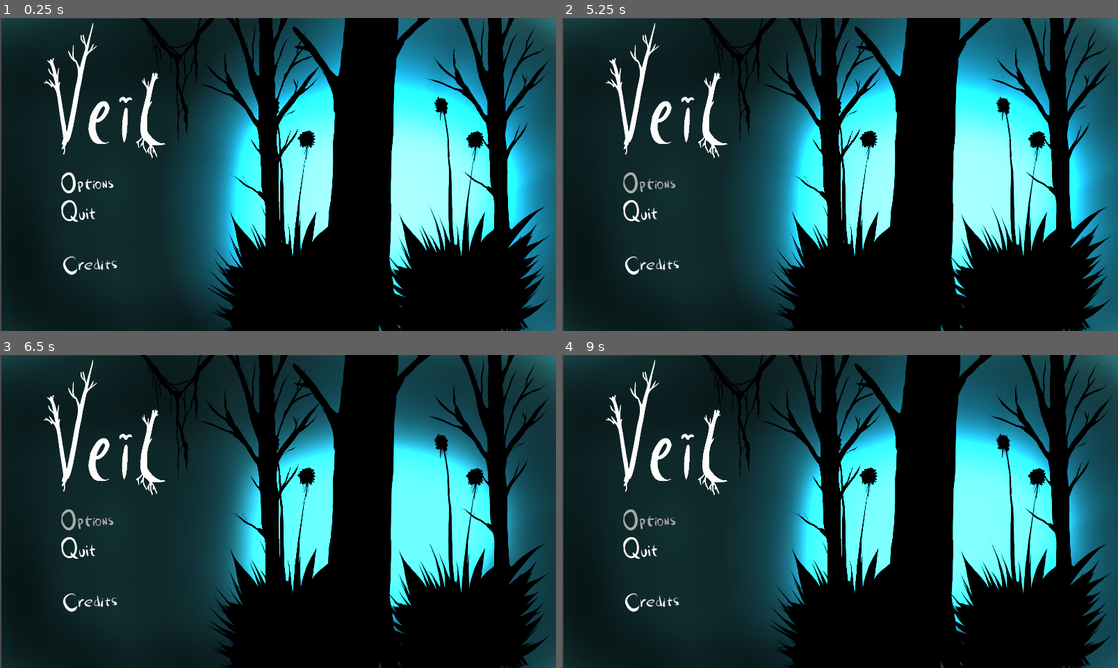
Above: before the commit, frames 1-4 (two rows, left to right).
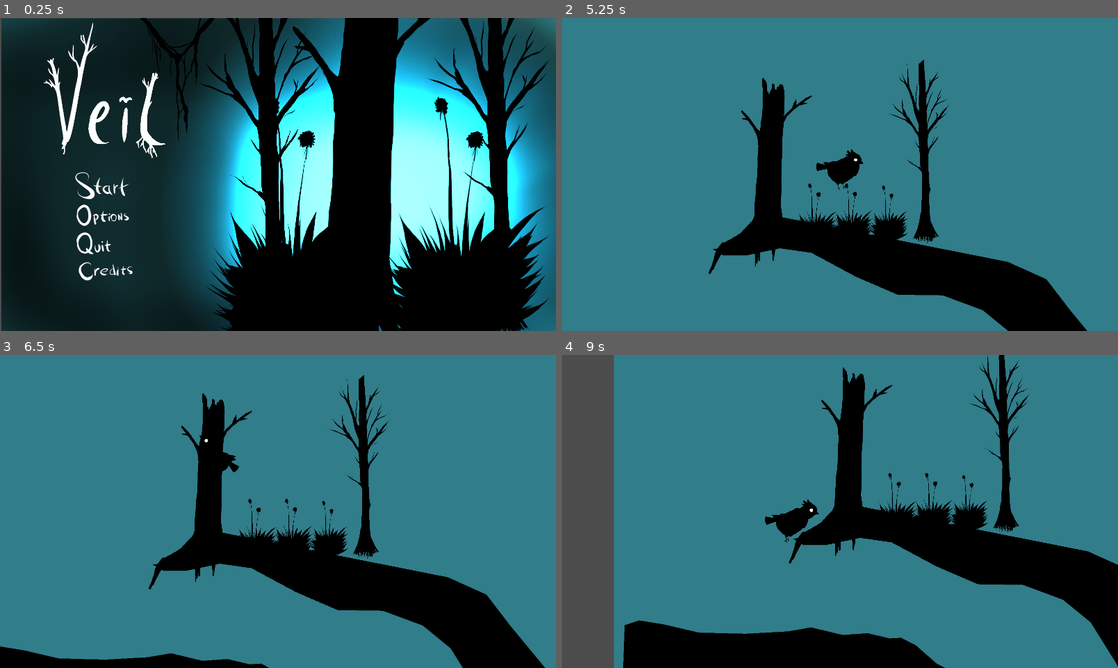
Above: after the commit, the same moments.

Repository: mikeask/Veil
Game: Godot game, scene res://Scenes/MainMenu.tscn
Two runs of this game, one before a commit and one after it. Both use one fixed random seed, a clock stepped at 60 frames per second and the inputs below.
Inputs (mouse positions are in pixels of both pictures, inside the frame that each line leads up to; where the layout moved, square brackets give the same spot in the first picture):
- Up to frame 1 (0.25 s): no input
- Up to frame 2 (5.25 s): click (667, 271) [650, 265] at 0.5 s; tap Enter at 1.25 s; hold Right (ui_right) 1.28-2.78 s; tap Up (ui_up) at 1.52, 2.27, 3.77, 4.52 s; hold Left (ui_left) 2.78-3.53 s; hold Right (ui_right) 3.53-5 s; tap Escape (ui_cancel) at 4.9 s; click (662, 187) at 5.02 s
- Up to frame 3 (6.5 s): hold Left (ui_left) from 5.78 s (still down); tap Up (ui_up) at 6.02 s
- Up to frame 4 (9 s): release Left (ui_left) at 6.53 s; hold Right (ui_right) 6.53-7.28 s; hold Left (ui_left) 7.28-8.78 s; tap Up (ui_up) at 7.52, 8.27 s; hold Right (ui_right) from 8.78 s (still down)

The runs differ from the first frame. In frame 1, 1.0% of the frame differs, in the area x 11-24%, y 49-84%; in frame 2, 91%; in frame 3, 89%; in frame 4, 91%, in the area x 0-100%, y 0-100%.

Commit message:
Revert "box"
This reverts commit d55ccad5c1e15f7cf76ec1120f497cf7ced36551.

Diff:
--- a/Animation/Bird.tscn
+++ b/Animation/Bird.tscn
@@ -917,7 +917,7 @@
 "values": [ true, true ]
 }
 
-[node name="Bird" type="KinematicBody2D" index="0"]
+[node name="Bird" type="KinematicBody2D"]
 
 input_pickable = false
 collision_layer = 1
@@ -928,8 +928,8 @@
 
 [node name="Body" type="Sprite" parent="." index="0"]
 
-position = Vector2( -10.296, -90.8936 )
-rotation = 0.541715
+position = Vector2( -9.07874, -108.841 )
+rotation = 0.159951
 scale = Vector2( 0.2, 0.2 )
 texture = ExtResource( 2 )
 offset = Vector2( 23.1897, -599.485 )
@@ -946,7 +946,7 @@
 [node name="Tail" type="Sprite" parent="Body" index="1"]
 
 position = Vector2( -490.961, -645.75 )
-rotation = -0.150244
+rotation = -9.31323e-010
 texture = ExtResource( 4 )
 offset = Vector2( -351.537, 52.0476 )
 _sections_unfolded = [ "Transform" ]
@@ -954,7 +954,7 @@
 [node name="Head" type="Sprite" parent="Body" index="2"]
 
 position = Vector2( 388.78, -889.292 )
-rotation = 0.24653
+rotation = -1.86265e-009
 z_index = 1
 texture = ExtResource( 5 )
 offset = Vector2( 166.636, -322.659 )
@@ -962,6 +962,7 @@
 
 [node name="AngryEye" type="Sprite" parent="Body/Head" index="0"]
 
+visible = false
 position = Vector2( 397.792, -416.336 )
 rotation = -0.0575343
 scale = Vector2( 1.49211, 1.49211 )
@@ -971,7 +972,6 @@
 
 [node name="Eye" type="Sprite" parent="Body/Head" index="1"]
 
-visible = false
 position = Vector2( 307.329, -359.249 )
 rotation = -0.0575343
 scale = Vector2( 1.49211, 1.49211 )
@@ -980,8 +980,8 @@
 
 [node name="l_leg" type="Sprite" parent="." index="1"]
 
-position = Vector2( 52.7975, -90.3269 )
-rotation = 0.438507
+position = Vector2( 25.3047, -86.9807 )
+rotation = -0.440999
 scale = Vector2( 0.2, 0.2 )
 texture = ExtResource( 8 )
 offset = Vector2( 24.1047, 133.524 )
@@ -990,15 +990,15 @@
 [node name="bird_leg2" type="Sprite" parent="l_leg" index="0"]
 
 position = Vector2( 29.0013, 167.939 )
-rotation = -0.0493212
+rotation = -0.0493213
 texture = ExtResource( 9 )
 offset = Vector2( 32.5631, 90.5692 )
 _sections_unfolded = [ "Transform" ]
 
 [node name="r_leg" type="Sprite" parent="." index="2"]
 
-position = Vector2( -7.06167, -61.8473 )
-rotation = 0.170031
+position = Vector2( -17.9086, -81.4405 )
+rotation = -0.720313
 scale = Vector2( 0.2, 0.2 )
 texture = ExtResource( 8 )
 offset = Vector2( 29.4708, 122.546 )
@@ -1049,7 +1049,7 @@
 anchor_mode = 1
 rotating = false
 current = true
-zoom = Vector2( 1, 1 )
+zoom = Vector2( 3, 3 )
 limit_left = -10000000
 limit_top = -10000000
 limit_right = 10000000
@@ -1069,11 +1069,3 @@
 editor_draw_limits = false
 editor_draw_drag_margin = false
 _sections_unfolded = [ "Smoothing" ]
-
-[node name="RayCast2D" type="RayCast2D" parent="." index="7"]
-
-position = Vector2( 301.729, -216.104 )
-enabled = false
-exclude_parent = true
-cast_to = Vector2( 6, 0 )
-collision_mask = 1
--- a/Scenes/MainMenu.tscn
+++ b/Scenes/MainMenu.tscn
@@ -1,18 +1,21 @@
-[gd_scene load_steps=14 format=2]
+[gd_scene load_steps=17 format=2]
 
 [ext_resource path="res://Scripts/MainMenu.gd" type="Script" id=1]
 [ext_resource path="res://Sprites/Menu/MenuBackground.png" type="Texture" id=2]
-[ext_resource path="res://Scenes/MenuOpts.tscn" type="PackedScene" id=3]
-[ext_resource path="res://Sprites/Menu/Credits.png" type="Texture" id=4]
-[ext_resource path="res://Sprites/Menu/CreditsClick.png" type="Texture" id=5]
-[ext_resource path="res://Sprites/Menu/CreditsHover.png" type="Texture" id=6]
-[ext_resource path="res://Sprites/Environment/Tree01.png" type="Texture" id=7]
-[ext_resource path="res://Sprites/Environment/Vegetation01.png" type="Texture" id=8]
-[ext_resource path="res://Sprites/logo.png" type="Texture" id=9]
-[ext_resource path="res://Sprites/Environment/Tree03.png" type="Texture" id=10]
-[ext_resource path="res://Sprites/light.png" type="Texture" id=11]
-[ext_resource path="res://Sprites/Environment/Vine01.png" type="Texture" id=12]
-[ext_resource path="res://Audio/The Outer Forest.wav" type="AudioStream" id=13]
+[ext_resource path="res://Sprites/Menu/Start.png" type="Texture" id=3]
+[ext_resource path="res://Sprites/Menu/StartClick.png" type="Texture" id=4]
+[ext_resource path="res://Sprites/Menu/StartHover.png" type="Texture" id=5]
+[ext_resource path="res://Scenes/MenuOpts.tscn" type="PackedScene" id=6]
+[ext_resource path="res://Sprites/Menu/Credits.png" type="Texture" id=7]
+[ext_resource path="res://Sprites/Menu/CreditsClick.png" type="Texture" id=8]
+[ext_resource path="res://Sprites/Menu/CreditsHover.png" type="Texture" id=9]
+[ext_resource path="res://Sprites/Environment/Tree01.png" type="Texture" id=10]
+[ext_resource path="res://Sprites/Environment/Vegetation01.png" type="Texture" id=11]
+[ext_resource path="res://Sprites/logo.png" type="Texture" id=12]
+[ext_resource path="res://Sprites/Environment/Tree03.png" type="Texture" id=13]
+[ext_resource path="res://Sprites/light.png" type="Texture" id=14]
+[ext_resource path="res://Sprites/Environment/Vine01.png" type="Texture" id=15]
+[ext_resource path="res://Audio/The Outer Forest.wav" type="AudioStream" id=16]
 
 [node name="Title" type="Node2D"]
 
@@ -23,21 +26,16 @@
 position = Vector2( 964.378, 541.243 )
 texture = ExtResource( 2 )
 
-[node name="MenuOpts" parent="." index="1" instance=ExtResource( 3 )]
-
-position = Vector2( 211.086, 532.098 )
-scale = Vector2( 0.90427, 0.90427 )
-
-[node name="Credits" type="TextureButton" parent="." index="2"]
+[node name="StartGame" type="TextureButton" parent="." index="1"]
 
 anchor_left = 0.0
 anchor_top = 0.0
 anchor_right = 0.0
 anchor_bottom = 0.0
-margin_left = 217.0
-margin_top = 822.0
-margin_right = 405.0
-margin_bottom = 886.0
+margin_left = 259.0
+margin_top = 532.0
+margin_right = 447.0
+margin_bottom = 626.0
 rect_pivot_offset = Vector2( 0, 0 )
 rect_clip_content = false
 focus_mode = 2
@@ -49,52 +47,84 @@
 enabled_focus_mode = 2
 shortcut = null
 group = null
-texture_normal = ExtResource( 4 )
-texture_pressed = ExtResource( 5 )
-texture_hover = ExtResource( 6 )
+texture_normal = ExtResource( 3 )
+texture_pressed = ExtResource( 4 )
+texture_hover = ExtResource( 5 )
 _sections_unfolded = [ "Textures" ]
 
-[node name="Tree01" type="Sprite" parent="." index="3"]
+[node name="MenuOpts" parent="." index="2" instance=ExtResource( 6 )]
+
+editor/display_folded = true
+position = Vector2( 264.491, 643.99 )
+scale = Vector2( 0.90427, 0.90427 )
+
+[node name="Credits" type="TextureButton" parent="." index="3"]
+
+anchor_left = 0.0
+anchor_top = 0.0
+anchor_right = 0.0
+anchor_bottom = 0.0
+margin_left = 271.0
+margin_top = 842.0
+margin_right = 459.0
+margin_bottom = 906.0
+rect_pivot_offset = Vector2( 0, 0 )
+rect_clip_content = false
+focus_mode = 2
+mouse_filter = 0
+mouse_default_cursor_shape = 0
+size_flags_horizontal = 1
+size_flags_vertical = 1
+toggle_mode = false
+enabled_focus_mode = 2
+shortcut = null
+group = null
+texture_normal = ExtResource( 7 )
+texture_pressed = ExtResource( 8 )
+texture_hover = ExtResource( 9 )
+_sections_unfolded = [ "Textures" ]
+
+[node name="Tree01" type="Sprite" parent="." index="4"]
 
 position = Vector2( 1679.61, 477.285 )
 scale = Vector2( 0.339368, 0.339368 )
-texture = ExtResource( 7 )
+texture = ExtResource( 10 )
 
-[node name="Tree02" type="Sprite" parent="." index="4"]
+[node name="Tree02" type="Sprite" parent="." index="5"]
 
 position = Vector2( 889.396, 493.94 )
 scale = Vector2( 0.339368, 0.339368 )
-texture = ExtResource( 7 )
+texture = ExtResource( 10 )
 
-[node name="Vegetation01" type="Sprite" parent="." index="5"]
+[node name="Vegetation01" type="Sprite" parent="." index="6"]
 
 position = Vector2( 1571.9, 670.226 )
 scale = Vector2( 0.827613, 0.827613 )
-texture = ExtResource( 8 )
+texture = ExtResource( 11 )
 
-[node name="Vegetation02" type="Sprite" parent="." index="6"]
+[node name="Vegetation02" type="Sprite" parent="." index="7"]
 
 position = Vector2( 990.25, 667.953 )
 scale = Vector2( 0.827613, 0.827613 )
-texture = ExtResource( 8 )
+texture = ExtResource( 11 )
 
-[node name="logo" type="Sprite" parent="." index="7"]
+[node name="logo" type="Sprite" parent="." index="8"]
 
 position = Vector2( 361.276, 250.128 )
 scale = Vector2( 0.2167, 0.2167 )
-texture = ExtResource( 9 )
+texture = ExtResource( 12 )
 
-[node name="Tree03" type="Sprite" parent="." index="8"]
+[node name="Tree03" type="Sprite" parent="." index="9"]
 
 position = Vector2( 1131.71, 539.357 )
-texture = ExtResource( 10 )
+texture = ExtResource( 13 )
 
-[node name="Light2D" type="Light2D" parent="." index="9"]
+[node name="Light2D" type="Light2D" parent="." index="10"]
 
 position = Vector2( 1362.21, 667.989 )
 enabled = true
 editor_only = false
-texture = ExtResource( 11 )
+texture = ExtResource( 14 )
 offset = Vector2( 0, 0 )
 texture_scale = 1.58
 color = Color( 0.141479, 0.743873, 0.953125, 1 )
@@ -115,22 +145,22 @@
 shadow_item_cull_mask = 1
 _sections_unfolded = [ "Shadow" ]
 
-[node name="Vine01" type="Sprite" parent="." index="10"]
+[node name="Vine01" type="Sprite" parent="." index="11"]
 
 position = Vector2( 635.429, 212.615 )
 scale = Vector2( 0.26139, 0.26139 )
-texture = ExtResource( 12 )
+texture = ExtResource( 15 )
 
-[node name="MainMenuTheme" type="AudioStreamPlayer" parent="." index="11"]
+[node name="MainMenuTheme" type="AudioStreamPlayer" parent="." index="12"]
 
-stream = ExtResource( 13 )
+stream = ExtResource( 16 )
 volume_db = 0.0
 pitch_scale = 1.0
 autoplay = true
 mix_target = 0
 bus = "Master"
 
-[connection signal="button_down" from="MenuOpts/PlayGame" to="." method="_on_PlayGame_button_down"]
+[connection signal="button_down" from="StartGame" to="." method="_on_StartGame_button_down"]
 
 [connection signal="button_down" from="MenuOpts/Quit" to="." method="_on_Quit_button_down"]
 
--- a/Scenes/box.tscn
+++ /dev/null
@@ -1,49 +0,0 @@
-[gd_scene load_steps=2 format=2]
-
-[sub_resource type="RectangleShape2D" id=1]
-
-custom_solver_bias = 0.0
-extents = Vector2( 171.569, 154.492 )
-
-[node name="box" type="RigidBody2D"]
-
-input_pickable = false
-collision_layer = 1
-collision_mask = 1
-mode = 0
-mass = 1.0
-friction = 1.0
-bounce = 0.0
-gravity_scale = 1.0
-custom_integrator = false
-continuous_cd = 0
-contacts_reported = 0
-contact_monitor = false
-sleeping = false
-can_sleep = true
-linear_velocity = Vector2( 0, 0 )
-linear_damp = -1.0
-angular_velocity = 0.0
-angular_damp = -1.0
-
-[node name="Panel" type="Panel" parent="." index="0"]
-
-anchor_left = 0.0
-anchor_top = 0.0
-anchor_right = 0.0
-anchor_bottom = 0.0
-margin_left = -171.0
-margin_top = -156.0
-margin_right = 171.0
-margin_bottom = 153.0
-rect_pivot_offset = Vector2( 0, 0 )
-rect_clip_content = false
-mouse_filter = 0
-mouse_default_cursor_shape = 0
-size_flags_horizontal = 1
-size_flags_vertical = 1
-
-[node name="CollisionShape2D" type="CollisionShape2D" parent="." index="1"]
-
-position = Vector2( 0.487671, -1.46303 )
-shape = SubResource( 1 )
Not shown, changed: .gitignore
